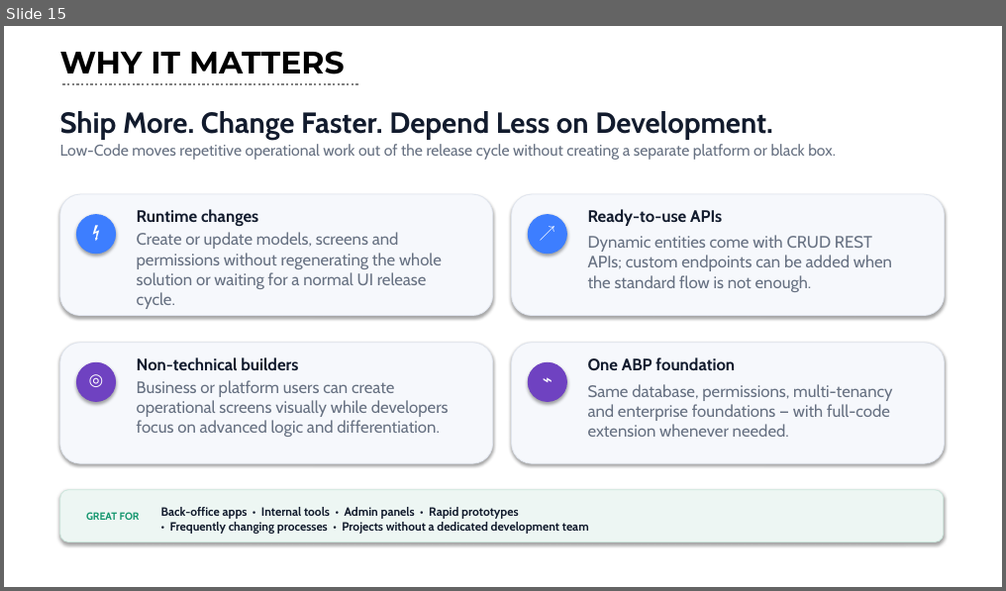
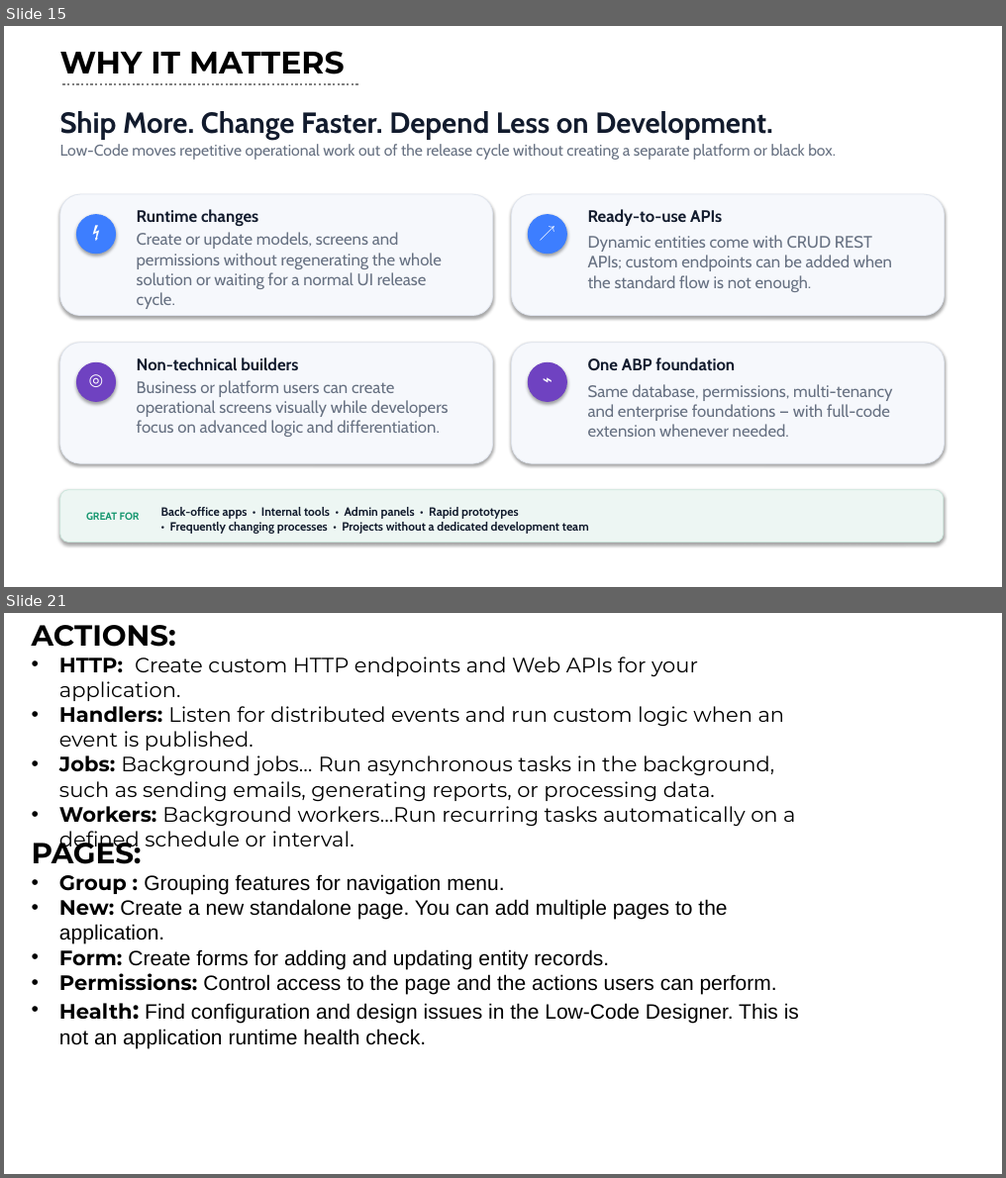
Before and after one commit to ebicoglu/presentations, a slide deck: abp-community-talks-2026.05.pptx. Shown one above the other, each under a label of ours: slide 15 before the commit, slides 15 and 21 after it; the slides between them are not shown. The pictures are 1006x591 and 1006x1178 pixels, drawn with LibreOffice and Linux fonts; fonts in the diff are those of the drawing. Boxes give left, top, right and bottom in pixels: in the first picture for what was removed or moved away, otherwise in the second. Text is boxed around its words. In the diff, an @@ line names an element or a change of style, - is before the commit and + after.

```diff
--- a/abp-community-talks-2026.05.pptx
+++ b/abp-community-talks-2026.05.pptx
@@ slide 21 added at (4, 613, 1002, 1174), background #FFFFFF @@
@@ text added at (32, 625, 795, 847), 20 pt, text #000000 @@
+ACTIONS:
+• HTTP: Create custom HTTP endpoints and Web APIs for your application.
+• Handlers: Listen for distributed events and run custom logic when an event is published.
+• Jobs: Background jobs… Run asynchronous tasks in the background, such as sending emails, generating reports, or processing data.
+• Workers: Background workers…Run recurring tasks automatically on a defined schedule or interval.
@@ text added at (32, 836, 799, 1050), 20 pt, text #000000 @@
+PAGES:
+• Group : Grouping features for navigation menu.
+• New: Create a new standalone page. You can add multiple pages to the application.
+• Form: Create forms for adding and updating entity records.
+• Permissions: Control access to the page and the actions users can perform.
+• Health: Find configuration and design issues in the Low-Code Designer. This is not an application runtime health check.
```
Also in this commit, not shown: 5 other slides added.
